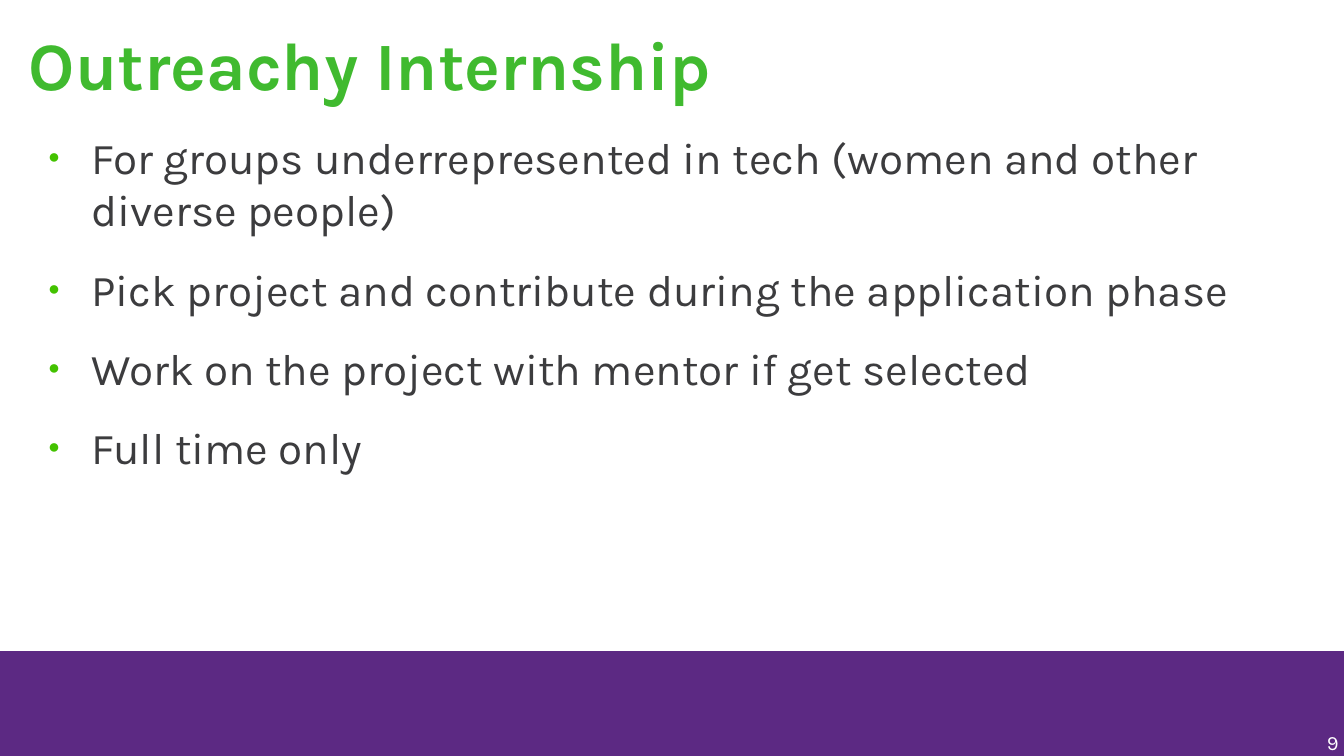
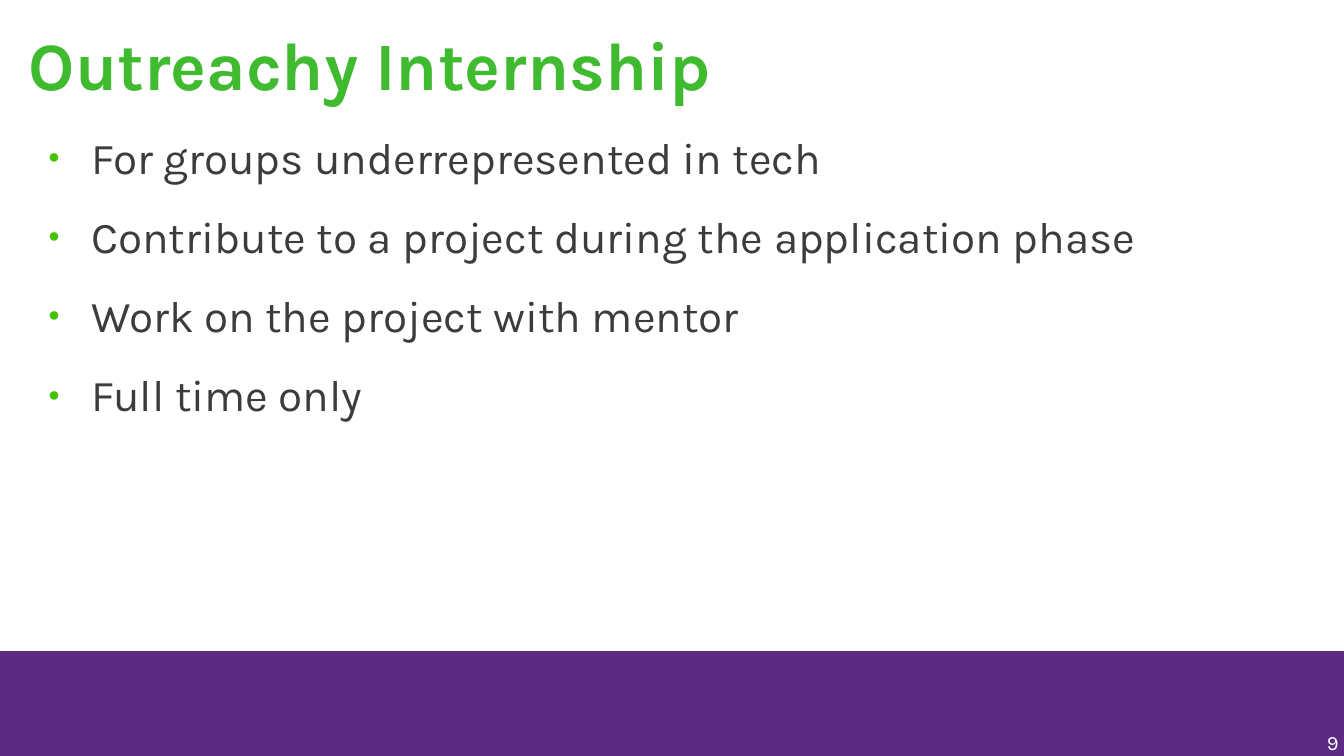
Before and after one commit to musamaanjum/presentations, a slide deck: slide 9 of getting-into-linux-kernel-development.odp. Drawn at 1344x756 pixels with LibreOffice and Linux fonts; fonts in the diff are those of the drawing; background and template pictures are left out. Boxes give left, top, right and bottom in pixels: in the first picture for what was removed or moved away, otherwise in the second. Text is boxed around its words. In the diff, an @@ line names an element or a change of style, - is before the commit and + after.

```diff
--- a/getting-into-linux-kernel-development.odp
+++ b/getting-into-linux-kernel-development.odp
@@ text at (91,143,1135,343): text changed @@
-● For groups underrepresented in tech (women and other diverse people)
-● Pick project and contribute during the application phase
-● Work on the project with mentor if get selected
+● For groups underrepresented in tech
+● Contribute to a project during the application phase
+● Work on the project with mentor
```
Also in this commit, not shown: 9 other slides changed, 2 slides added, 9 slides removed, 3 other files.
